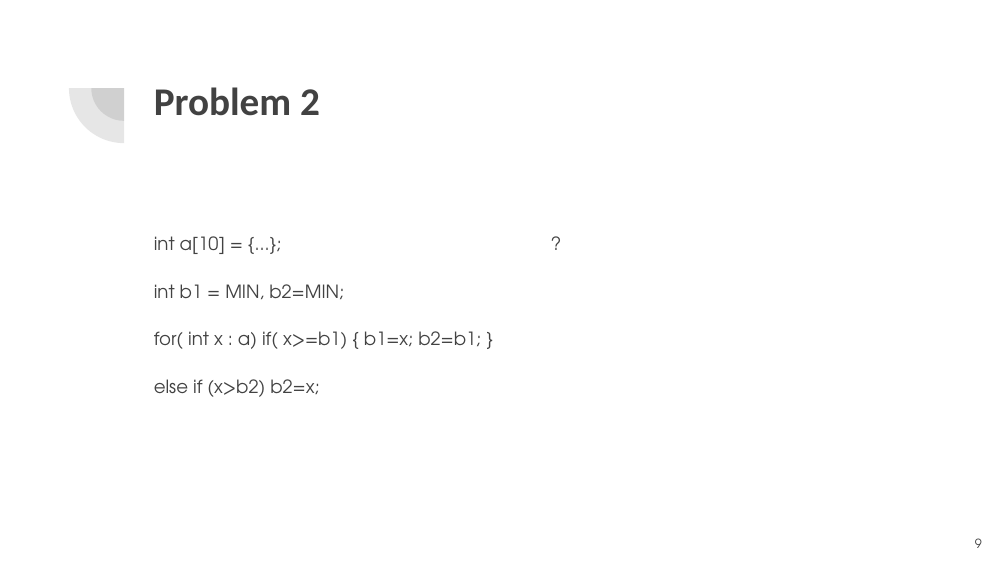
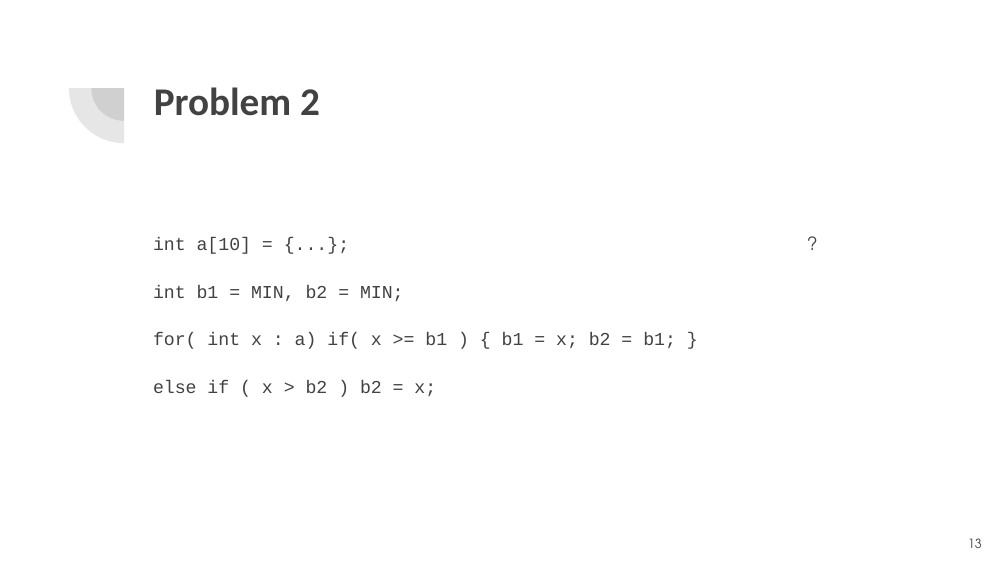
Before and after one commit to momalab/e3, a slide deck: slide 13 of tutorials/dop/Data_Oblivious_Programming.pptx (slide 9 before the commit). Drawn at 1008x567 pixels with LibreOffice and Linux fonts; fonts in the diff are those of the drawing. Boxes give left, top, right and bottom in pixels: in the first picture for what was removed or moved away, otherwise in the second. Text is boxed around its words. In the diff, an @@ line names an element or a change of style, - is before the commit and + after.

```diff
--- a/tutorials/dop/Data_Oblivious_Programming.pptx
+++ b/tutorials/dop/Data_Oblivious_Programming.pptx
@@ text at [153, 238, 251, 254]: font TeX Gyre Adventor to Courier New in "int a[10] = {...};" @@
@@ text "?" rewrapped from [540, 220, 918, 500] to [796, 220, 918, 500] @@
@@ text at [153, 285, 676, 396]: text changed; font TeX Gyre Adventor to Courier New @@
-int b1 = MIN, b2=MIN;
-for( int x : a) if( x>=b1) { b1=x; b2=b1; }
-else if (x>b2) b2=x;
+int b1 = MIN, b2 = MIN;
+for( int x : a) if( x >= b1 ) { b1 = x; b2 = b1; }
+else if ( x > b2 ) b2 = x;
@@ page number at [968, 538, 982, 548]: text changed @@
-9
+13
```
Also in this commit, not shown: 8 other slides changed, 4 slides added, 10 other files.
